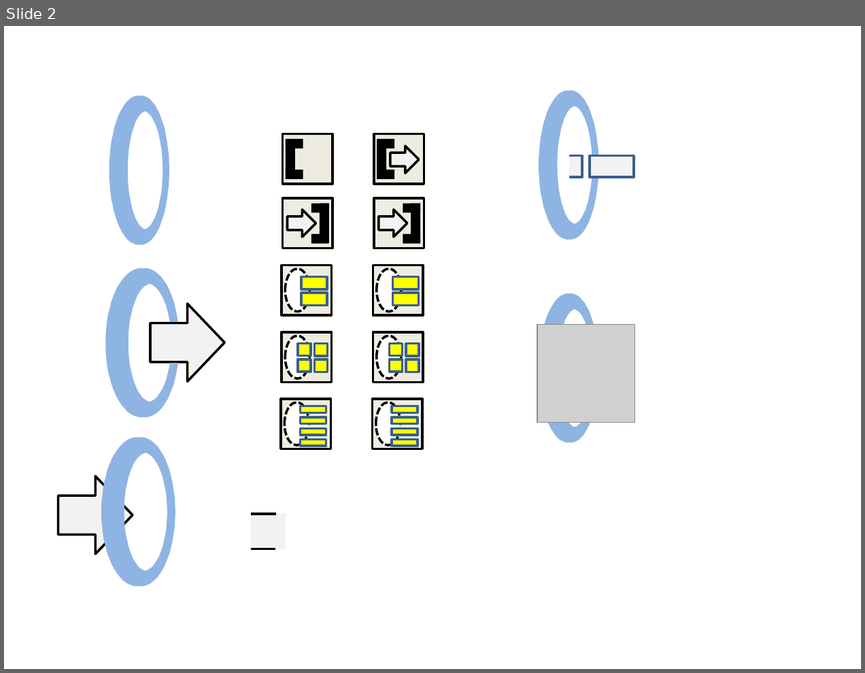
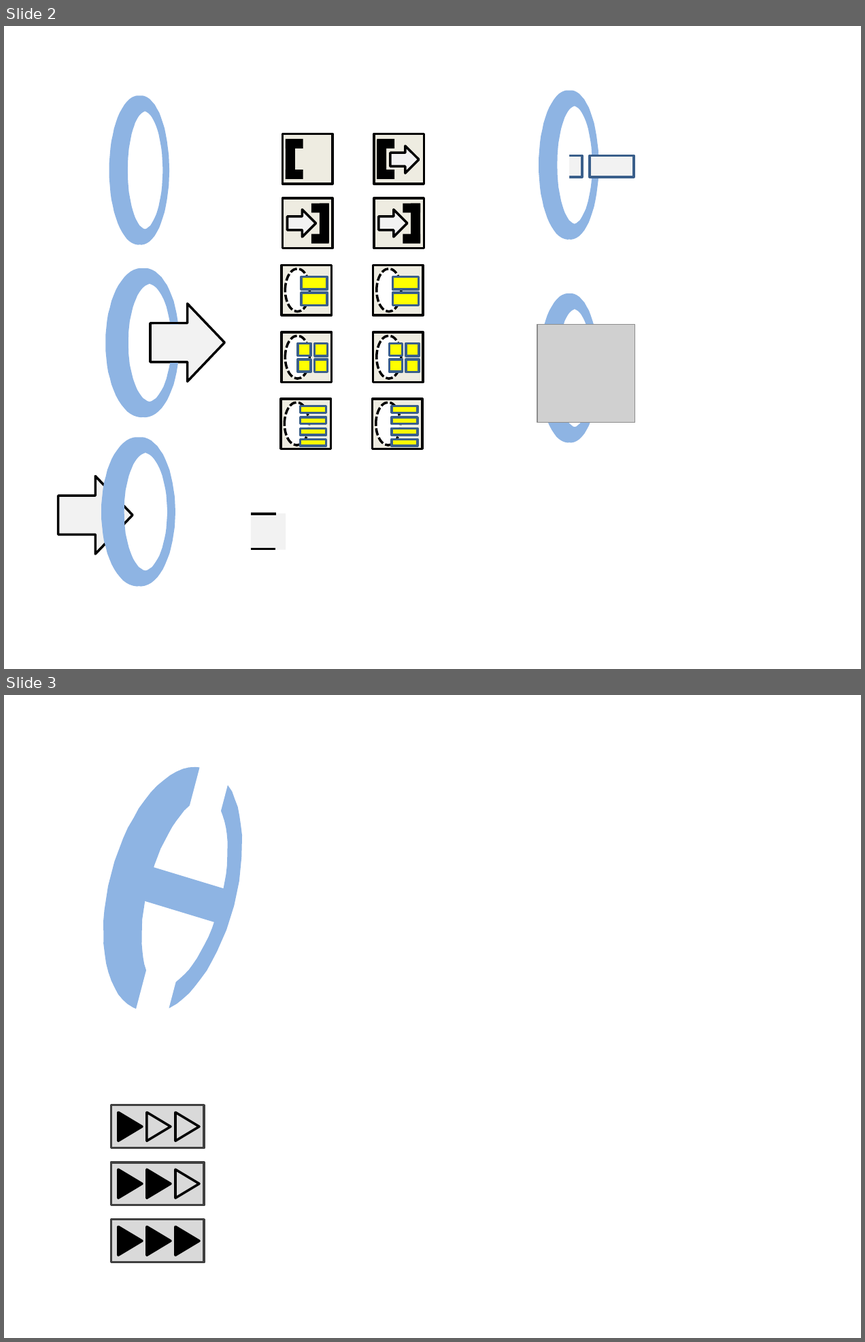
Before and after one commit to Mindtoeye/Hoop, a slide deck: Resources/Hoop-Graphics.pptx. Shown one above the other, each under a label of ours: slide 2 before the commit, slides 2 and 3 after it. The pictures are 865x673 and 865x1342 pixels, drawn with LibreOffice and Linux fonts; fonts in the diff are those of the drawing; grey boxes stand for pictures. Boxes give left, top, right and bottom in pixels: in the first picture for what was removed or moved away, otherwise in the second. Text is boxed around its words. In the diff, an @@ line names an element or a change of style, - is before the commit and + after.

```diff
--- a/Resources/Hoop-Graphics.pptx
+++ b/Resources/Hoop-Graphics.pptx
@@ slide 3 added at [4, 695, 861, 1338], background #FFFFFF @@
@@ freeform shape added at [80, 752, 266, 1025], fill #8EB4E3 @@
@@ rectangle added at [134, 762, 232, 1025], fill #FFFFFF @@
@@ rectangle added at [119, 860, 234, 926], fill #8EB4E3 @@
@@ group added at [111, 1104, 204, 1147]: 3 triangles, 1 rectangle @@
@@ group added at [111, 1162, 204, 1205]: 3 triangles, 1 rectangle @@
@@ group added at [111, 1219, 204, 1262]: 3 triangles, 1 rectangle @@
```
Also in this commit, not shown: 1 slide removed, 8 other files.
